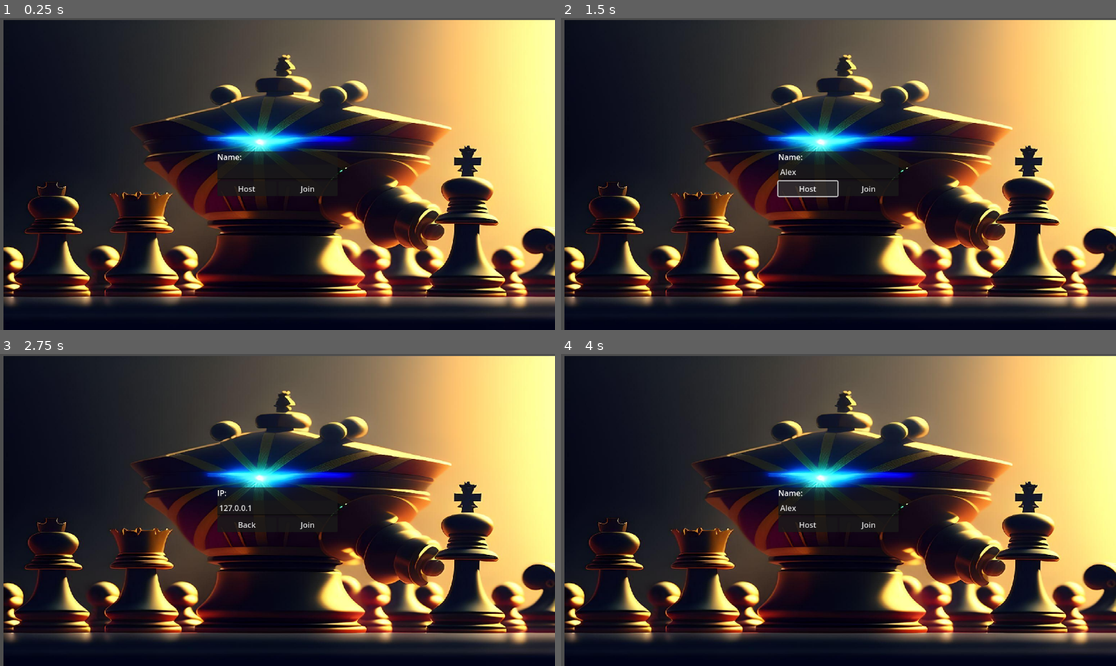
Above: before the commit, frames 1-4 (two rows, left to right).
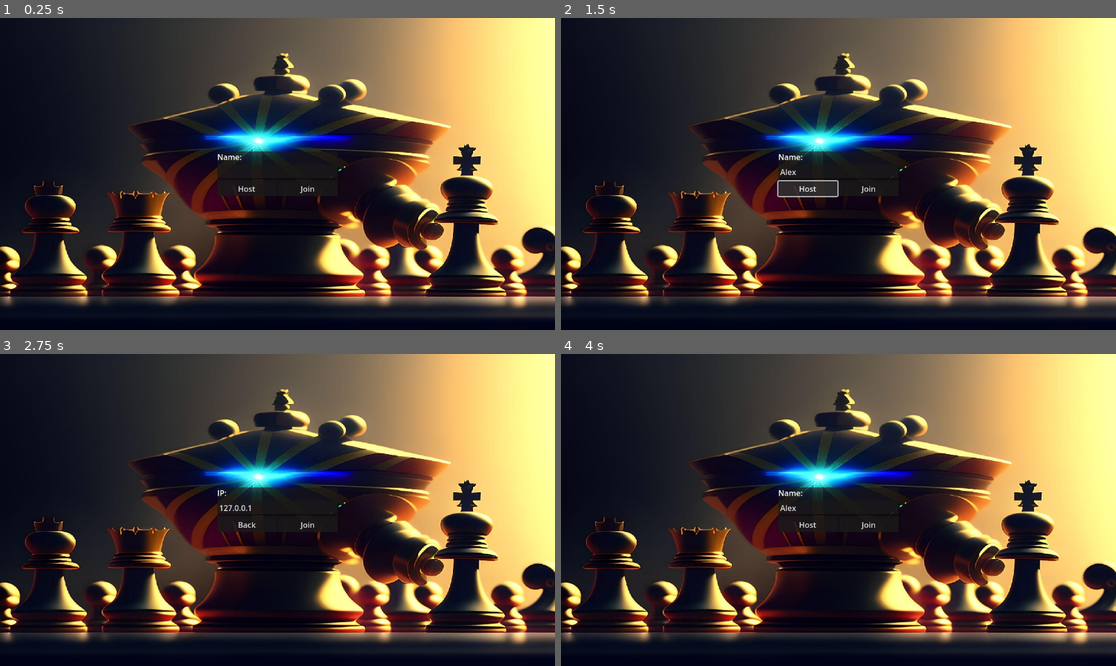
Above: after the commit, the same moments.

Repository: Juanxpeke/GD-FPSJuegos
Game: Godot game, scene res://Core/UI/Lobby/lobby.tscn
Two runs of this game, one before a commit and one after it. Both use one fixed random seed, a clock stepped at 60 frames per second and the inputs below. The engine's default icon, where the game draws it, is replaced by a stand-in: a white triangle on a blue panel in a dark square.
Inputs (mouse positions are in pixels of both pictures, inside the frame that each line leads up to):
- Up to frame 1 (0.25 s): no input
- Up to frame 2 (1.5 s): click (838, 170) at 0.52 s; type "Alex" at 0.6 s; click "Host" at 1.25 s
- Up to frame 3 (2.75 s): click "Join" at 2 s
- Up to frame 4 (4 s): click "Back" at 2.75 s; tap Enter at 3.5 s; move the mouse to (960, 494) at 3.52 s; click (960, 494) at 3.67 s

The runs differ from the first frame. In frame 1, 9.9% of the frame differs, in the area x 0-100%, y 0-100%; in frame 2, 9.8%; in frame 3, 9.9%; in frame 4, 9.9%.

Commit message:
Added some assets

Diff:
--- a/Core/UI/Lobby/lobby.tscn
+++ b/Core/UI/Lobby/lobby.tscn
@@ -3,7 +3,7 @@
 [ext_resource type="Script" path="res://Core/UI/Lobby/lobby.gd" id="1_kkwo8"]
 [ext_resource type="PackedScene" uid="uid://chbh4lxk8rmmd" path="res://Core/UI/Lobby/lobby_player.tscn" id="2_2atg2"]
 [ext_resource type="PackedScene" uid="uid://db36f8ux7a06p" path="res://Core/Maps/Dummy/dummy_map.tscn" id="2_d24t2"]
-[ext_resource type="Texture2D" uid="uid://i27l5p4kjb1" path="res://assests/backgrounds/modern/modern_1.png" id="4_sjcdc"]
+[ext_resource type="Texture2D" uid="uid://i27l5p4kjb1" path="res://assets/backgrounds/modern/modern_1.png" id="4_fv2bp"]
 
 [node name="Lobby" type="MarginContainer"]
 anchors_preset = 15
@@ -156,6 +156,6 @@
 
 [node name="Sprite2D" type="Sprite2D" parent="."]
 show_behind_parent = true
-position = Vector2(579.5, 326)
-scale = Vector2(0.745443, 0.559028)
-texture = ExtResource("4_sjcdc")
+position = Vector2(576, 324)
+scale = Vector2(0.75, 0.5625)
+texture = ExtResource("4_fv2bp")
--- a/Core/Units/bishop.tscn
+++ b/Core/Units/bishop.tscn
@@ -2,7 +2,7 @@
 
 [ext_resource type="Script" path="res://Core/Units/unit.gd" id="1_yue7u"]
 [ext_resource type="Resource" uid="uid://d2m4ogufqdybg" path="res://Core/Board/CellDescriptors/ClassicDescriptors/bishop_descriptor.tres" id="2_gex8h"]
-[ext_resource type="Texture2D" uid="uid://doph6qpa02lu4" path="res://assests/pixel chess_v1.2/16x32 pieces/B_Bishop.png" id="4_6dy78"]
+[ext_resource type="Texture2D" uid="uid://doph6qpa02lu4" path="res://assets/pixel chess_v1.2/16x32 pieces/B_Bishop.png" id="4_bm6ua"]
 [ext_resource type="Resource" uid="uid://cqg7lhubm2k6u" path="res://Core/Board/CellDescriptors/ClassicDescriptors/queen_descriptor.tres" id="4_kaa73"]
 
 [sub_resource type="RectangleShape2D" id="RectangleShape2D_r1ng6"]
@@ -18,7 +18,7 @@
 modulate = Color(1, 0.12549, 0.568627, 1)
 position = Vector2(0, -9)
 scale = Vector2(1.5, 1.5)
-texture = ExtResource("4_6dy78")
+texture = ExtResource("4_bm6ua")
 
 [node name="Area" type="Area2D" parent="."]
 unique_name_in_owner = true
--- a/Core/Units/king.tscn
+++ b/Core/Units/king.tscn
@@ -3,7 +3,7 @@
 [ext_resource type="Script" path="res://Core/Units/king.gd" id="1_nwkod"]
 [ext_resource type="Resource" uid="uid://jkfp0wy0n5yv" path="res://Core/Board/CellDescriptors/ClassicDescriptors/king_descriptor.tres" id="2_apiqb"]
 [ext_resource type="Script" path="res://Core/Board/CellDescriptors/line_descriptor.gd" id="3_m3o7w"]
-[ext_resource type="Texture2D" uid="uid://btnpkoyxkh2my" path="res://assests/pixel chess_v1.2/16x32 pieces/B_King.png" id="4_4yf86"]
+[ext_resource type="Texture2D" uid="uid://btnpkoyxkh2my" path="res://assets/pixel chess_v1.2/16x32 pieces/B_King.png" id="4_wqgbo"]
 
 [sub_resource type="Resource" id="Resource_deaaw"]
 script = ExtResource("3_m3o7w")
@@ -23,7 +23,7 @@
 unique_name_in_owner = true
 position = Vector2(0, -8)
 scale = Vector2(1.5, 1.5)
-texture = ExtResource("4_4yf86")
+texture = ExtResource("4_wqgbo")
 
 [node name="Area" type="Area2D" parent="."]
 unique_name_in_owner = true
Not shown, removed: assests/backgrounds/medieval/medieval_1.png.import
Not shown, removed: assests/backgrounds/medieval/medieval_2.png.import
Not shown, removed: assests/backgrounds/modern/modern_1.png.import
Not shown, removed: assests/backgrounds/modern/modern_2.png.import
Not shown, removed: assests/backgrounds/modern/modern_3.png.import
Not shown, removed: assests/backgrounds/modern/modern_4.png.import
Not shown, removed: assests/pixel chess_v1.2/16x16 pieces/BlackPieces.png.import
Not shown, removed: assests/pixel chess_v1.2/16x16 pieces/BlackPieces_Simplified.png.import
Not shown, removed: assests/pixel chess_v1.2/16x16 pieces/BlackPieces_Wood.png.import
Not shown, removed: assests/pixel chess_v1.2/16x16 pieces/BlackPieces_WoodSimplified.png.import
Not shown, removed: assests/pixel chess_v1.2/16x16 pieces/WhitePieces.png.import
Not shown, removed: assests/pixel chess_v1.2/16x16 pieces/WhitePieces_Simplified.png.import
(and 112 more such lines)
